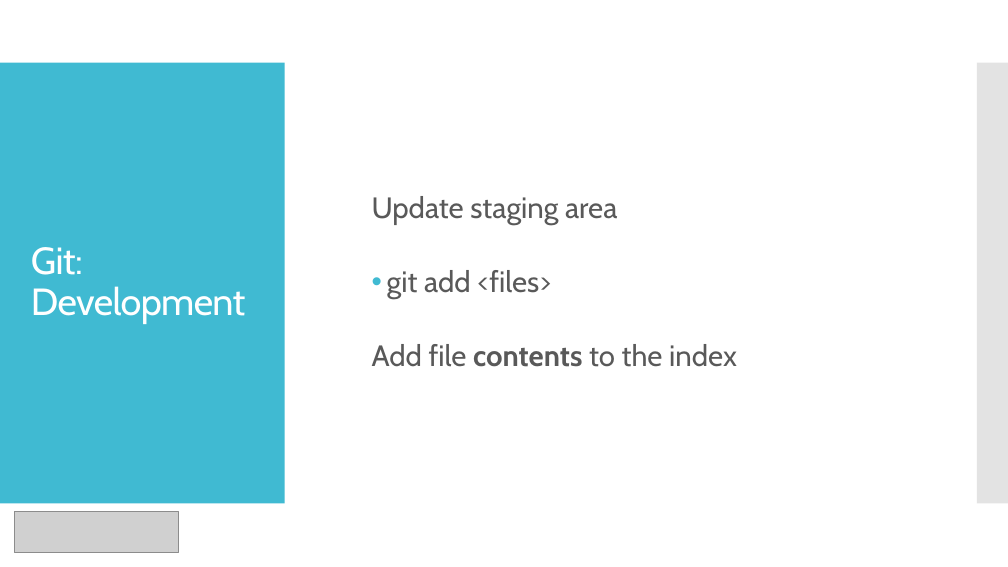
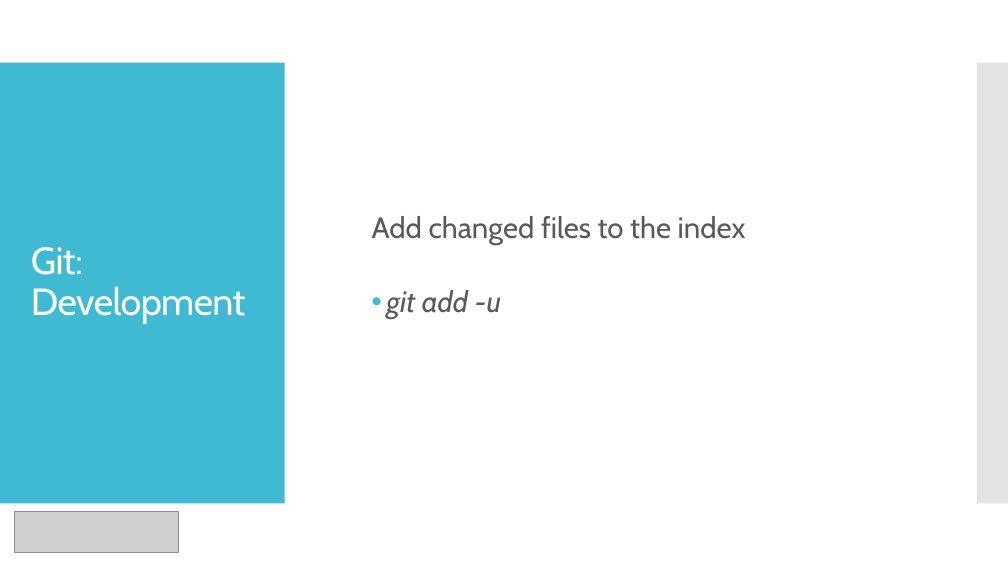
Before and after one commit to shashwatx/git_101, a slide deck: slide 25 of presentation.pptx. Drawn at 1008x567 pixels with LibreOffice and Linux fonts; fonts in the diff are those of the drawing; grey boxes stand for pictures. Boxes give left, top, right and bottom in pixels: in the first picture for what was removed or moved away, otherwise in the second. Text is boxed around its words. In the diff, an @@ line names an element or a change of style, - is before the commit and + after.

```diff
--- a/presentation.pptx
+++ b/presentation.pptx
@@ text at box(372, 216, 746, 319): text changed @@
-  Update staging area
-  • git add <files>
-  Add file contents to the index
+  Add changed files to the index
+  • git add -u
```
Also in this commit, not shown: 9 other slides changed, 1 slide removed, 2 other files.
